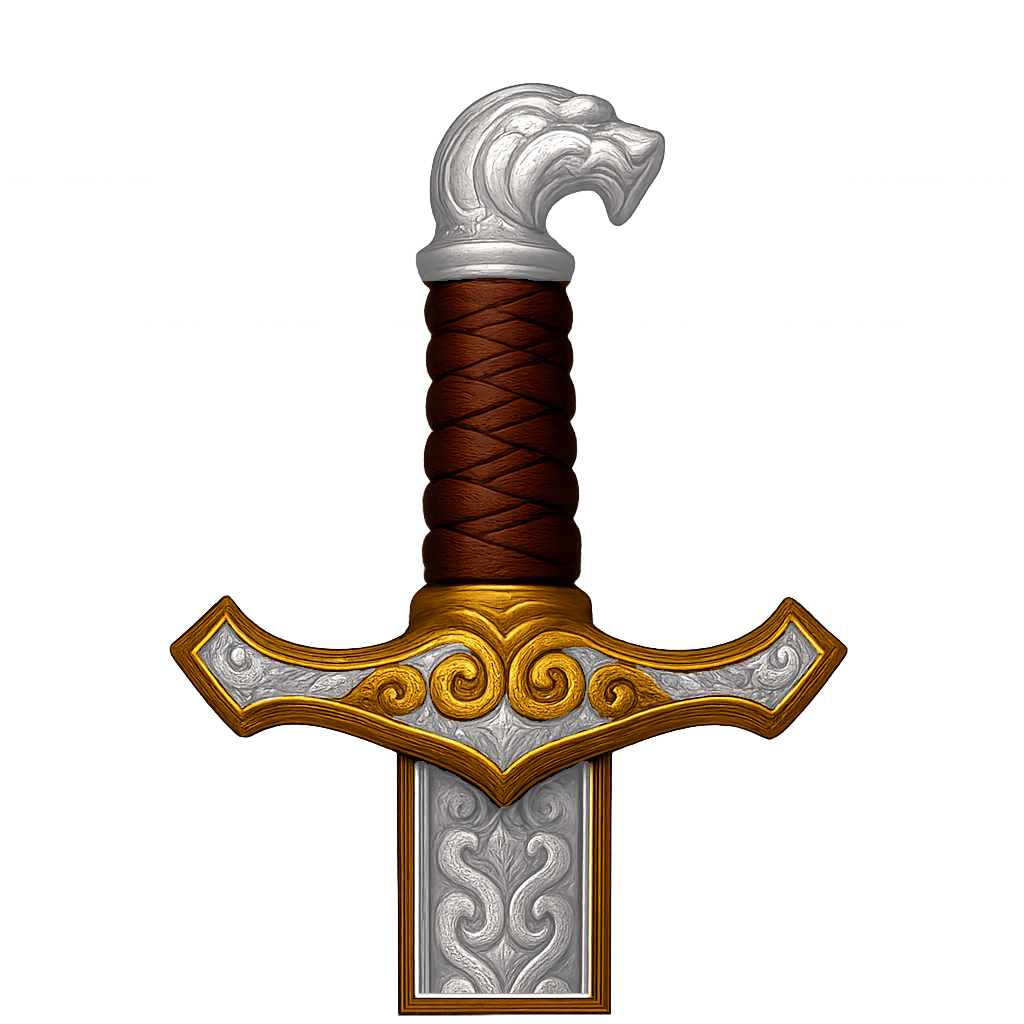
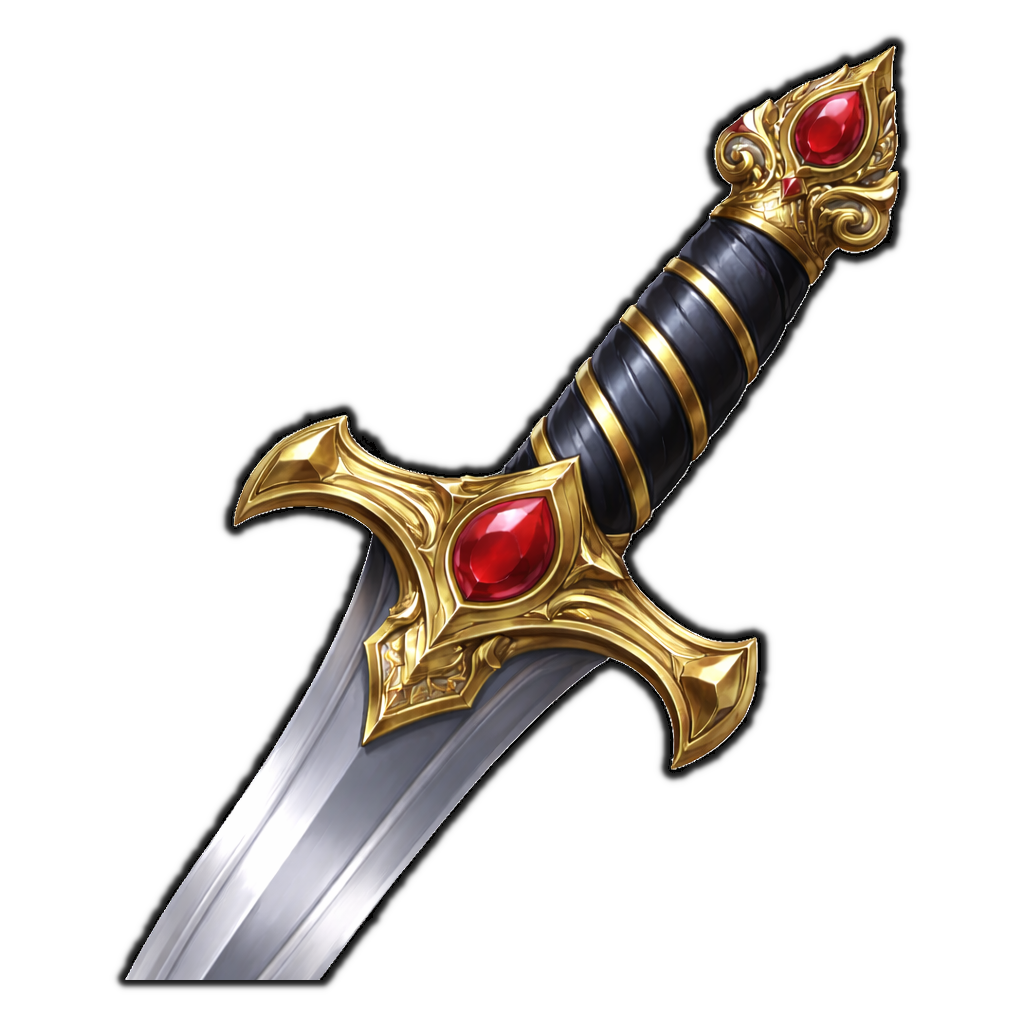
Layer changes from the first 1024×1024 image to the second:
added layer "Pasted Layer #2" above "mask #1" over (124, 44, 901, 980)
added layer "mask #1" above "Pasted Layer copy" over (112, 31, 916, 995)
hid "ChatGPT Image Oct 4, 2025, 12_38_51 AM.png copy #1" over (3, 31, 1020, 1016)